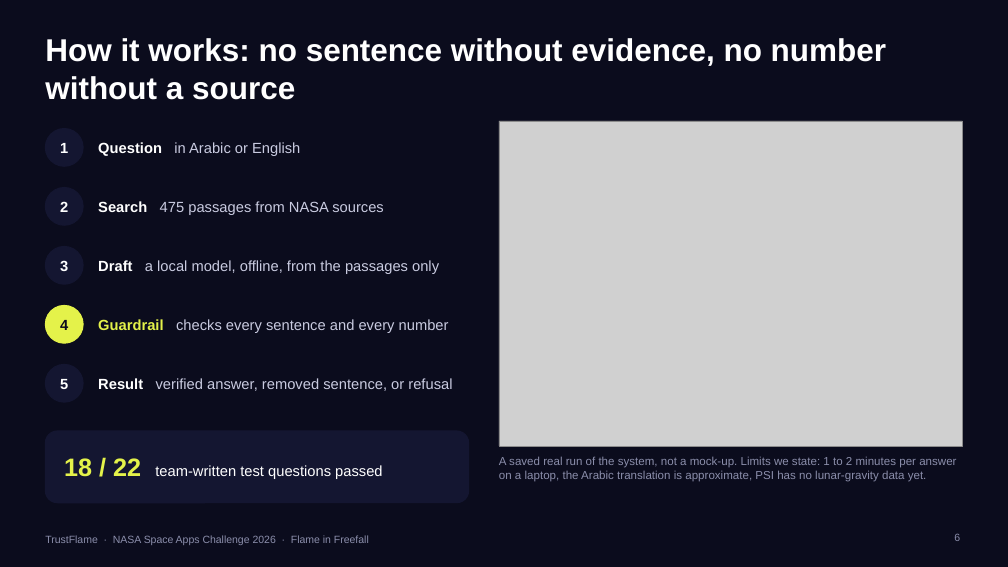
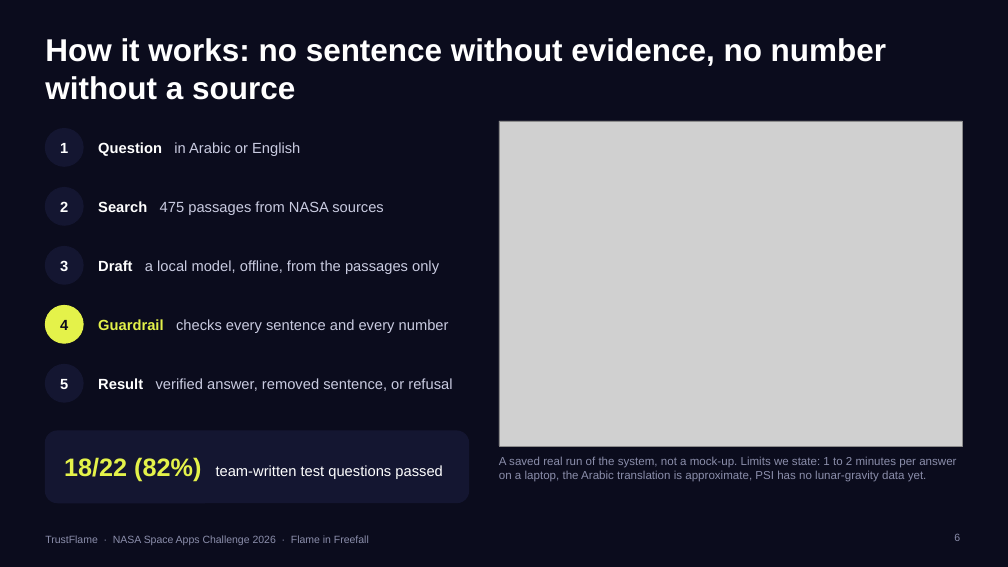
Before and after one commit to mariadwaghrh/flame-in-freefall, a slide deck: slide 6 of presentation/TrustFlame_deck.pptx. Drawn at 1008x567 pixels with LibreOffice and Linux fonts; fonts in the diff are those of the drawing; grey boxes stand for pictures. Boxes give left, top, right and bottom in pixels: in the first picture for what was removed or moved away, otherwise in the second. Text is boxed around its words. In the diff, an @@ line names an element or a change of style, - is before the commit and + after.

Commit message:
Show the test result with its percentage; fold the long Moon table
- 18/22 (82%) on the home page, Ask, the story and the deck
- Moon page: the per-material table and NASA's quotes are folded under a click, so the plan reads in two boxes and one line

```diff
--- a/presentation/TrustFlame_deck.pptx
+++ b/presentation/TrustFlame_deck.pptx
@@ text at (x1=64, y1=457, x2=442, y2=482): text changed @@
-18 / 22 team-written test questions passed
+18/22 (82%) team-written test questions passed
```
Also in this commit, not shown: 34 other files.
